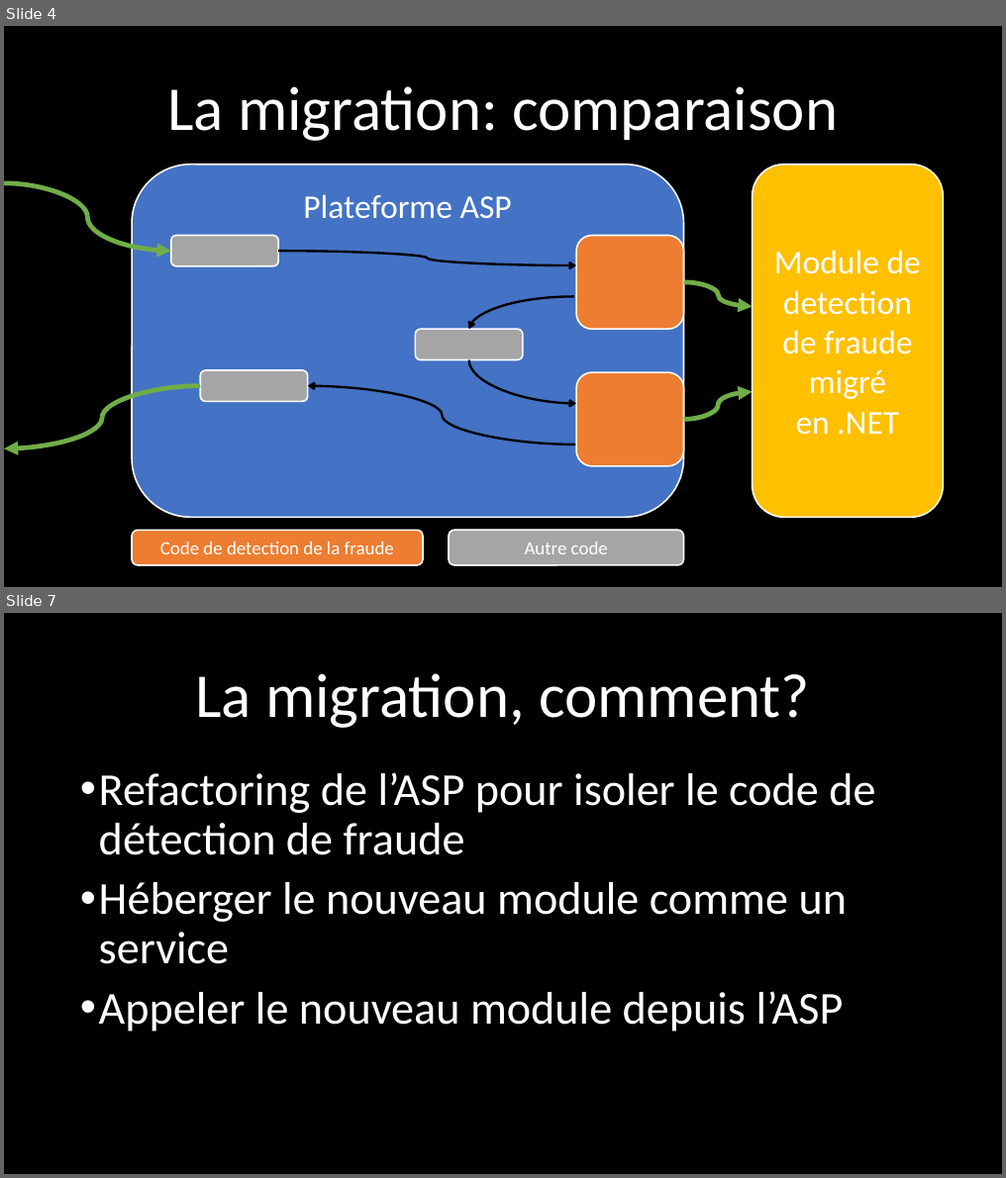
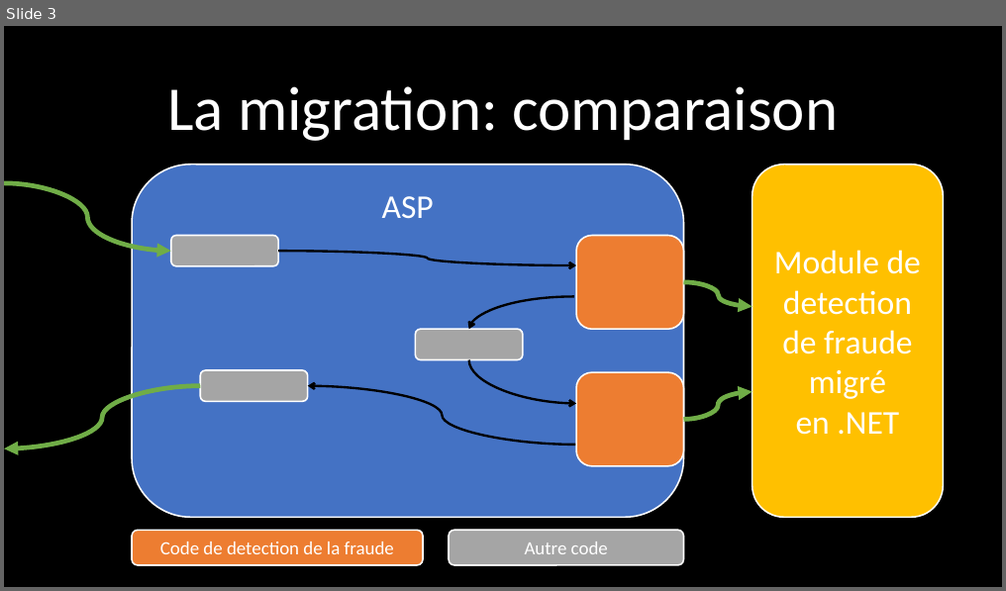
Before and after one commit to Pvlerick/DevDay2018, a slide deck: Slides.pptx. Shown one above the other, each under a label of ours: slides 4 and 7 before the commit, slide 3 after it; the slides between them are not shown. The pictures are 1006x1178 and 1006x591 pixels, drawn with LibreOffice and Linux fonts; fonts in the diff are those of the drawing. Boxes give left, top, right and bottom in pixels: in the first picture for what was removed or moved away, otherwise in the second. Text is boxed around its words. In the diff, an @@ line names an element or a change of style, - is before the commit and + after.

```diff
--- a/Slides.pptx
+++ b/Slides.pptx
@@ slide 7 removed at (4,613,1002,1174), background #000000 @@
@@ title removed at (195,673,810,728) @@
-La migration, comment?
@@ text removed at (99,772,875,1032) @@
-• Refactoring de l’ASP pour isoler le code de détection de fraude
-• Héberger le nouveau module comme un service
-• Appeler le nouveau module depuis l’ASP
@@ what was slide 4 is now slide 3 @@
@@ slide 3 changed as well @@
@@ text in rounded rectangle at (382,196,434,218): text changed @@
-Plateforme ASP
+ASP
```
Also in this commit, not shown: 3 other slides changed, 3 slides added, 4 other slides removed, 11 other files.
